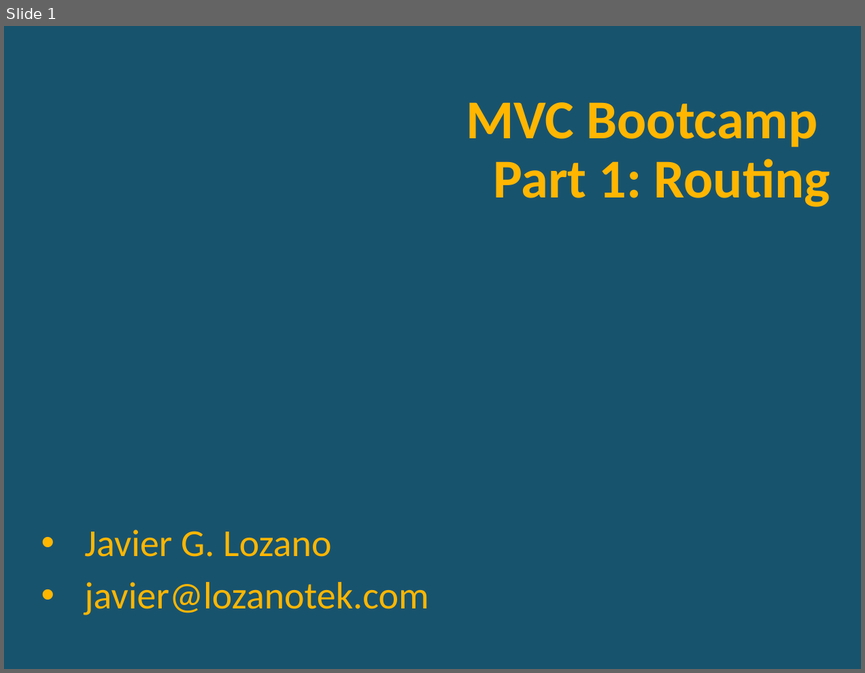
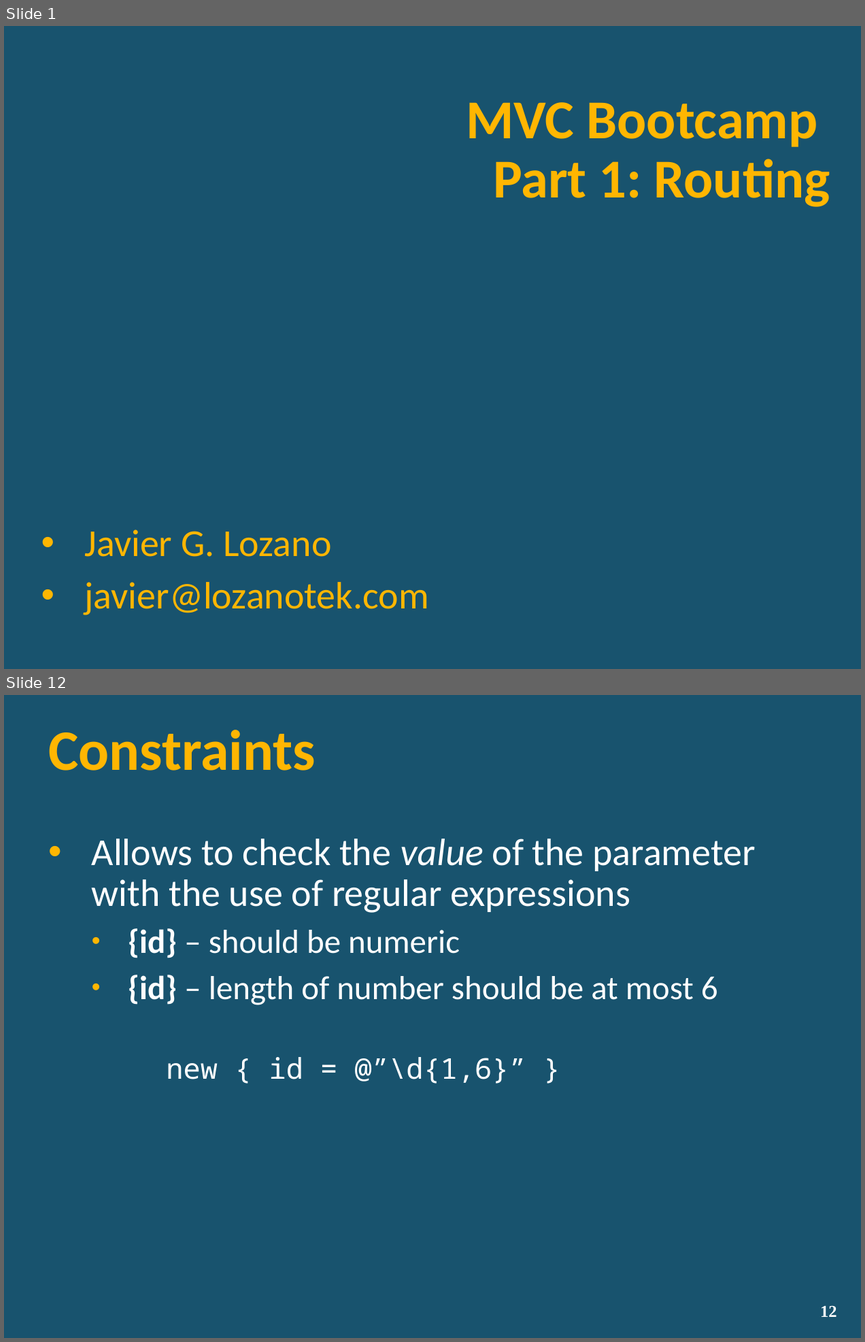
Before and after one commit to lozanotek/MVCBootcamp, a slide deck: slides/part1_routing.pptx. Shown one above the other, each under a label of ours: slide 1 before the commit, slides 1 and 12 after it; the slides between them are not shown. The pictures are 865x673 and 865x1342 pixels, drawn with LibreOffice and Linux fonts; fonts in the diff are those of the drawing; background and template pictures are left out. Boxes give left, top, right and bottom in pixels: in the first picture for what was removed or moved away, otherwise in the second. Text is boxed around its words. In the diff, an @@ line names an element or a change of style, - is before the commit and + after.

```diff
--- a/slides/part1_routing.pptx
+++ b/slides/part1_routing.pptx
@@ slide 12 added at (4, 695, 861, 1338), background picture (left out) @@
@@ title added at (48, 730, 315, 770), 48 pt, text #FFB601, bold @@
+Constraints
@@ text added at (92, 838, 755, 1083), 32 pt, text #FFFFFF @@
+• Allows to check the value of the parameter with the use of regular expressions
+  • {id} – should be numeric
+  • {id} – length of number should be at most 6
+    new { id = @”\d{1,6}” }
@@ page number added at (820, 1305, 837, 1317), 14 pt, text #FFFFFF, bold @@
+12
```
Also in this commit, not shown: 12 other slides added, 2 slides removed.
